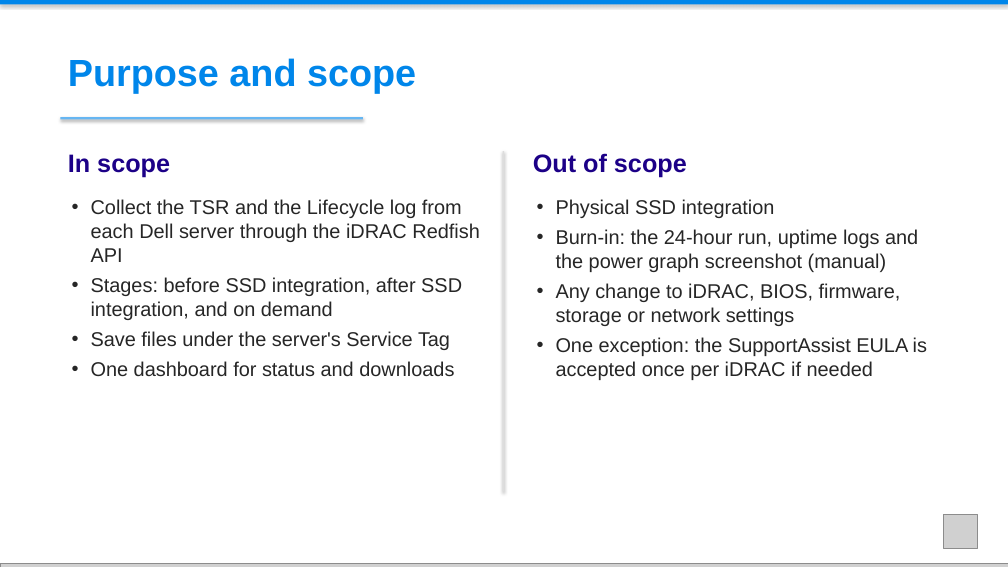
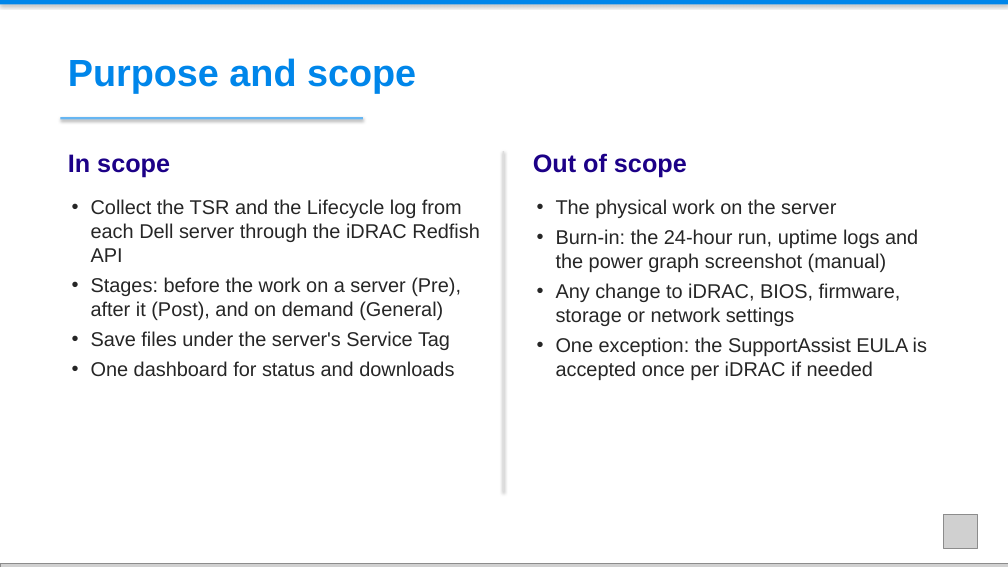
Before and after one commit to MingFei2001/Dell-Server-QA-Automation, a slide deck: slide 2 of docs/slides/idrac-day0-staging-reference.pptx. Drawn at 1008x567 pixels with LibreOffice and Linux fonts; fonts in the diff are those of the drawing; grey boxes stand for pictures. Boxes give left, top, right and bottom in pixels: in the first picture for what was removed or moved away, otherwise in the second. Text is boxed around its words. In the diff, an @@ line names an element or a change of style, - is before the commit and + after.

```diff
--- a/docs/slides/idrac-day0-staging-reference.pptx
+++ b/docs/slides/idrac-day0-staging-reference.pptx
@@ text at (x1=556, y1=199, x2=836, y2=218): text changed @@
-• Physical SSD integration
+• The physical work on the server
@@ text at (x1=91, y1=277, x2=461, y2=320): text changed @@
-• Stages: before SSD integration, after SSD integration, and on demand
+• Stages: before the work on a server (Pre), after it (Post), and on demand (General)
```
Also in this commit, not shown: 3 other slides changed, 16 other files.
